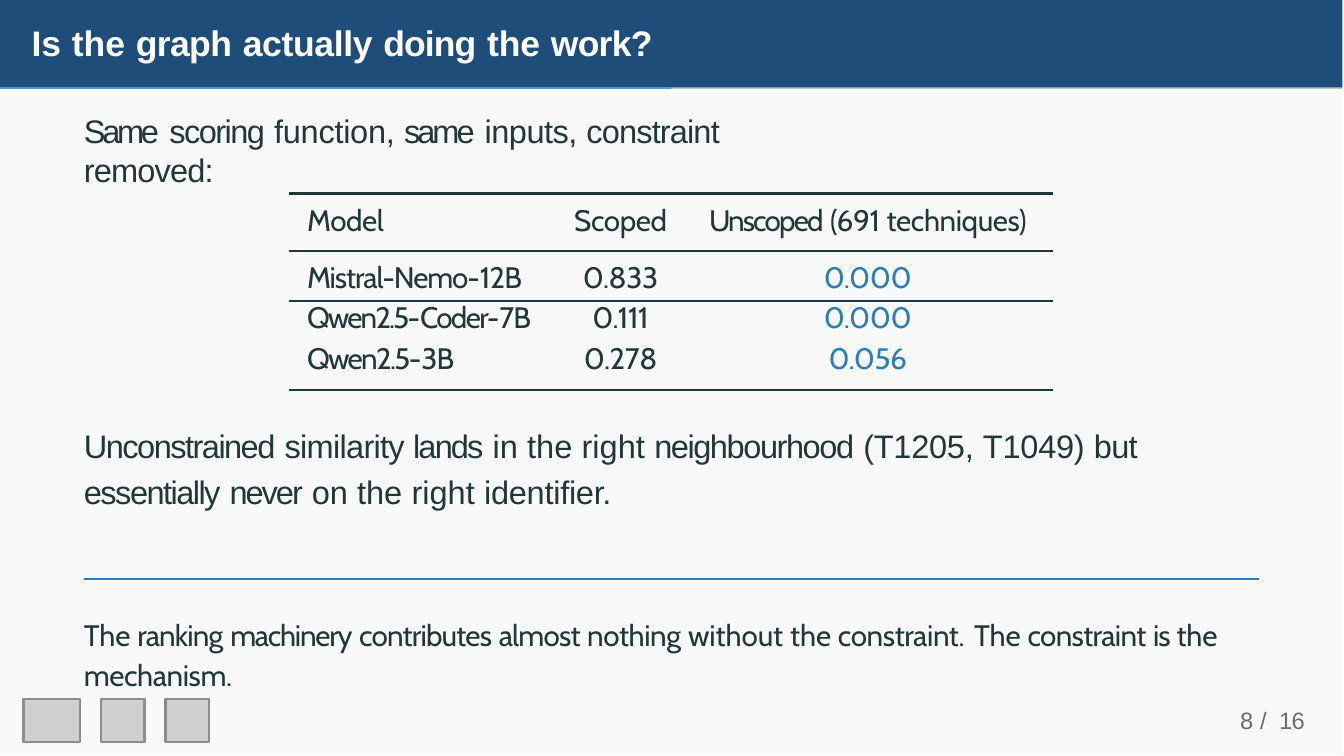
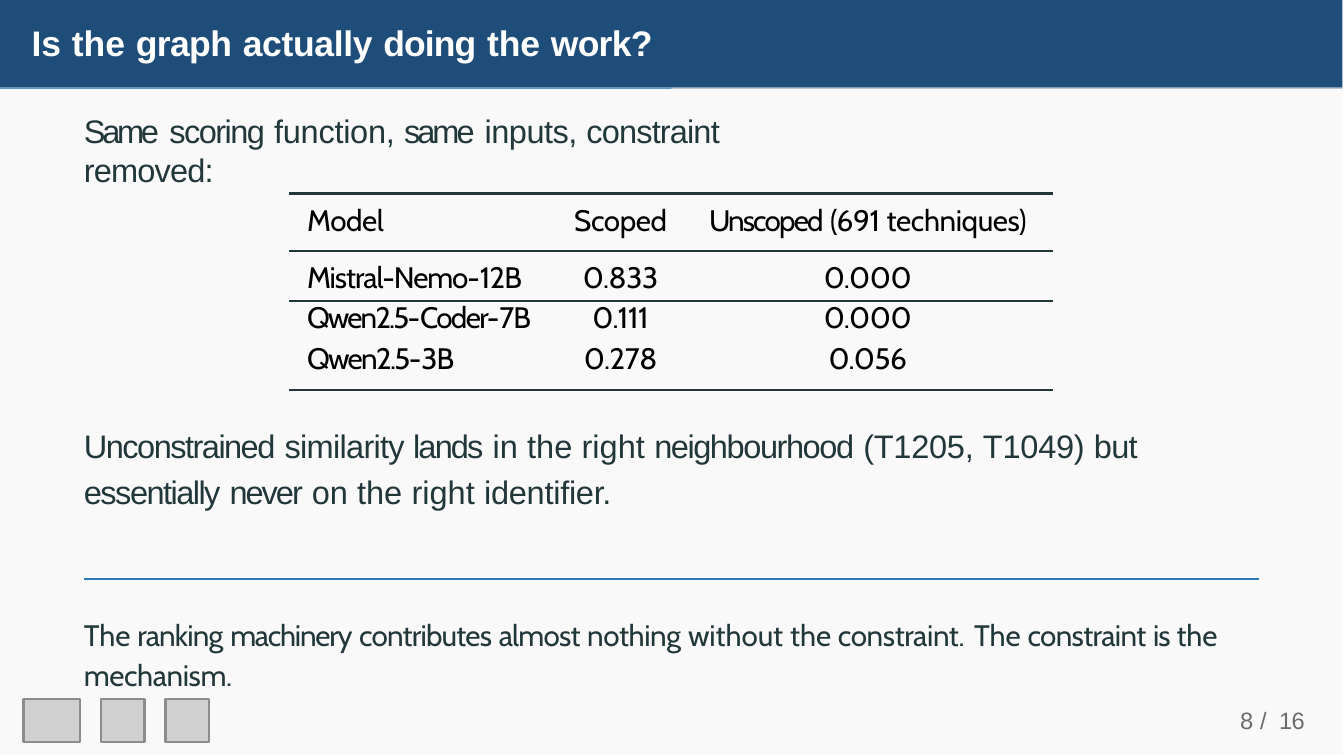
Before and after one commit to Joel89899/RAG-Based-Incident-Reporting-on-SIEM-Log-Streams, a slide deck: slide 9 of IACyC_2026_Joel_Mwende_ppt.pptx. Drawn at 1344x756 pixels with LibreOffice and Linux fonts; fonts in the diff are those of the drawing; grey boxes stand for pictures. Boxes give left, top, right and bottom in pixels: in the first picture for what was removed or moved away, otherwise in the second. Text is boxed around its words. In the diff, an @@ line names an element or a change of style, - is before the commit and + after.

```diff
--- a/IACyC_2026_Joel_Mwende_ppt.pptx
+++ b/IACyC_2026_Joel_Mwende_ppt.pptx
@@ table at [290, 194, 1052, 390] @@
@@ text colour #22373A to #000000 in "Model", "Scoped", "Unscoped (691 techniques)", "Mistral-Nemo-12B" and 5 more places @@
@@ text colour #2D7DB8 to #000000 in "0.000", "0.000", "0.056" @@
```
Also in this commit, not shown: 7 other slides changed.
